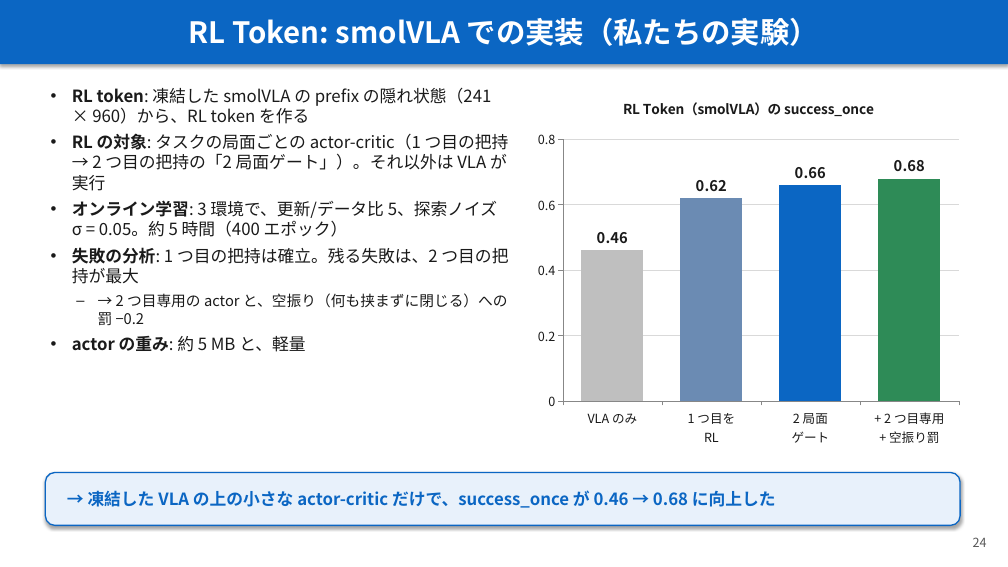
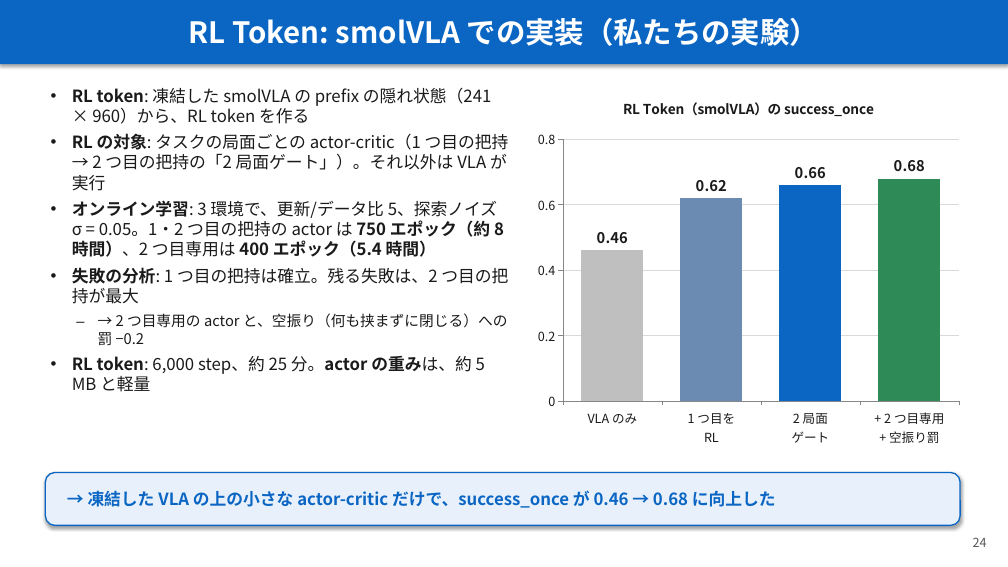
Before and after one commit to Junhand/libero_RL, a slide deck: slide 24 of docs/RECAP_STEAM_RLToken.pptx. Drawn at 1008x567 pixels with LibreOffice and Linux fonts; fonts in the diff are those of the drawing. Boxes give left, top, right and bottom in pixels: in the first picture for what was removed or moved away, otherwise in the second. Text is boxed around its words. In the diff, an @@ line names an element or a change of style, - is before the commit and + after.

```diff
--- a/docs/RECAP_STEAM_RLToken.pptx
+++ b/docs/RECAP_STEAM_RLToken.pptx
@@ text at (72,200,504,257): text changed @@
-• オンライン学習: 3 環境で、更新/データ比 5、探索ノイズ σ = 0.05。約 5 時間（400 エポック）
+• オンライン学習: 3 環境で、更新/データ比 5、探索ノイズ σ = 0.05。1・2 つ目の把持の actor は 750 エポック（約 8 時間）、2 つ目専用は 400 エポック（5.4 時間）
@@ text at (72,356,485,392): text changed @@
-• actor の重み: 約 5 MB と、軽量
+• RL token: 6,000 step、約 25 分。actor の重みは、約 5 MB と軽量
```
Also in this commit, not shown: 4 other slides changed, 1 slide added, 1 other file.
